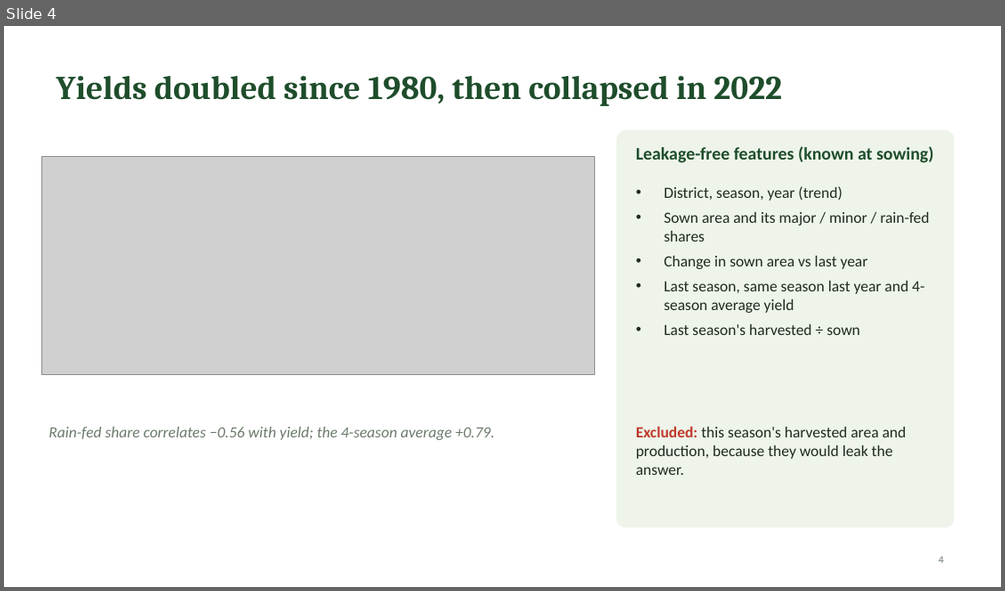
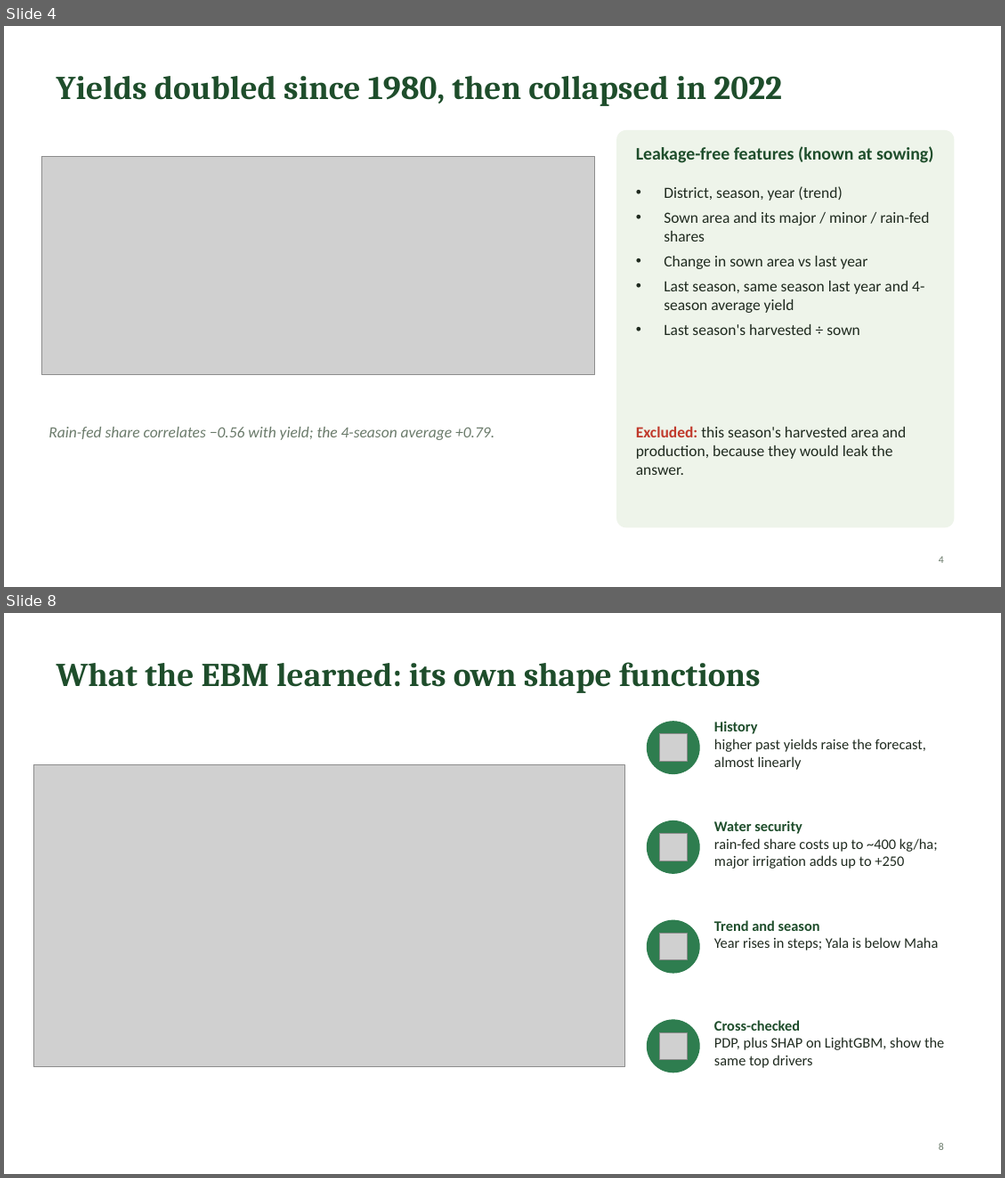
Before and after one commit to WarnaBuddhikaUom/paddy-yield-forecasting-sl, a slide deck: reports/Paddy_Yield_Forecasting_Slides.pptx. Shown one above the other, each under a label of ours: slide 4 before the commit, slides 4 and 8 after it; the slides between them are not shown. The pictures are 1005x591 and 1005x1178 pixels, drawn with LibreOffice and Linux fonts; fonts in the diff are those of the drawing; grey boxes stand for pictures. Boxes give left, top, right and bottom in pixels: in the first picture for what was removed or moved away, otherwise in the second. Text is boxed around its words. In the diff, an @@ line names an element or a change of style, - is before the commit and + after.

Commit message:
Update paddy yield forecasting model

```diff
--- a/reports/Paddy_Yield_Forecasting_Slides.pptx
+++ b/reports/Paddy_Yield_Forecasting_Slides.pptx
@@ slide 8 added at <box>4,613,1001,1174</box>, background #FFFFFF @@
@@ title added at <box>57,662,760,693</box>, 32 pt, text #1E4D2B, bold @@
+What the EBM learned: its own shape functions
@@ ellipse added at <box>647,722,699,774</box>, fill #2E7D4F, outline #2E7D4F 1 pt @@
@@ picture added at <box>660,734,687,761</box> @@
@@ text added at <box>714,721,926,770</box>, 14 pt, text #1F2A1F @@
+History
+higher past yields raise the forecast, almost linearly
@@ picture added at <box>34,765,624,1067</box> @@
@@ ellipse added at <box>647,821,699,873</box>, fill #2E7D4F, outline #2E7D4F 1 pt @@
@@ text added at <box>714,820,938,868</box>, 14 pt, text #1F2A1F @@
+Water security
+rain-fed share costs up to ~400 kg/ha; major irrigation adds up to +250
@@ picture added at <box>660,834,687,860</box> @@
@@ ellipse added at <box>647,920,699,973</box>, fill #2E7D4F, outline #2E7D4F 1 pt @@
@@ text added at <box>714,920,938,950</box>, 14 pt, text #1F2A1F @@
+Trend and season
+Year rises in steps; Yala is below Maha
@@ picture added at <box>660,933,687,960</box> @@
@@ ellipse added at <box>647,1020,699,1072</box>, fill #2E7D4F, outline #2E7D4F 1 pt @@
@@ picture added at <box>660,1032,687,1060</box> @@
@@ text added at <box>714,1020,944,1068</box>, 14 pt, text #1F2A1F @@
+Cross-checked
+PDP, plus SHAP on LightGBM, show the same top drivers
@@ page number added at <box>938,1143,944,1150</box>, 10 pt, text #6B7B6B @@
+8
```
Also in this commit, not shown: 3 slides changed, 3 other slides added, 4 slides removed, 27 other files.
